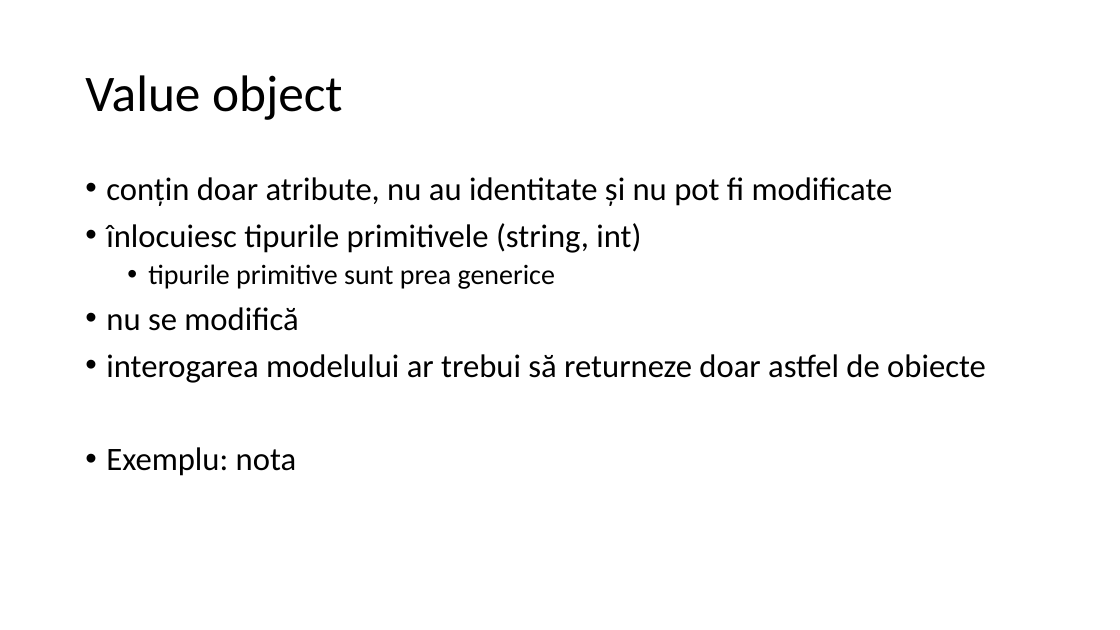
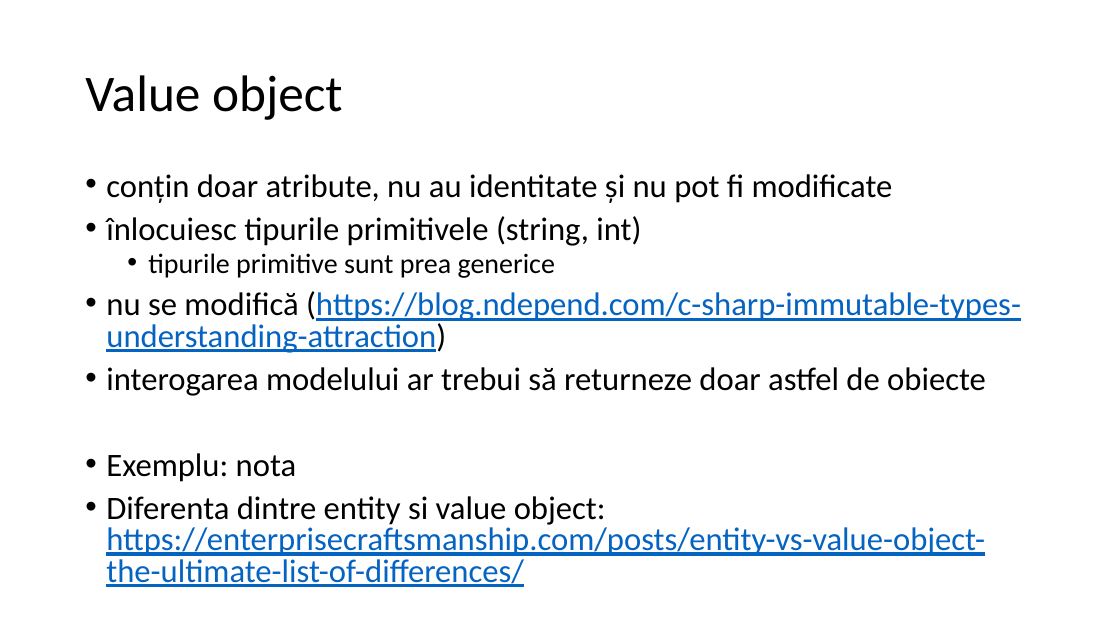
Before and after one commit to babatudor/PSSC-2019, a slide deck: slide 19 of LAB7/DDD.pptx. Drawn at 1120x630 pixels with LibreOffice and Linux fonts; fonts in the diff are those of the drawing. Boxes give left, top, right and bottom in pixels: in the first picture for what was removed or moved away, otherwise in the second. Text is boxed around its words. In the diff, an @@ line names an element or a change of style, - is before the commit and + after.

Commit message:
[LAB7] Updated slides with Entity vs Value Object and C# Immutable Types

```diff
--- a/LAB7/DDD.pptx
+++ b/LAB7/DDD.pptx
@@ text at <box>106,174,986,482</box>: line spacing 0.9 to 0.8 @@
@@ text at <box>106,291,1021,353</box>: text changed; text colour #000000 to #0563C1 @@
-• nu se modifică
+• nu se modifică (https://blog.ndepend.com/c-sharp-immutable-types-understanding-attraction)
@@ text at <box>106,496,985,587</box>: paragraph added @@
+• Diferenta dintre entity si value object: https://enterprisecraftsmanship.com/posts/entity-vs-value-object-the-ultimate-list-of-differences/
```
